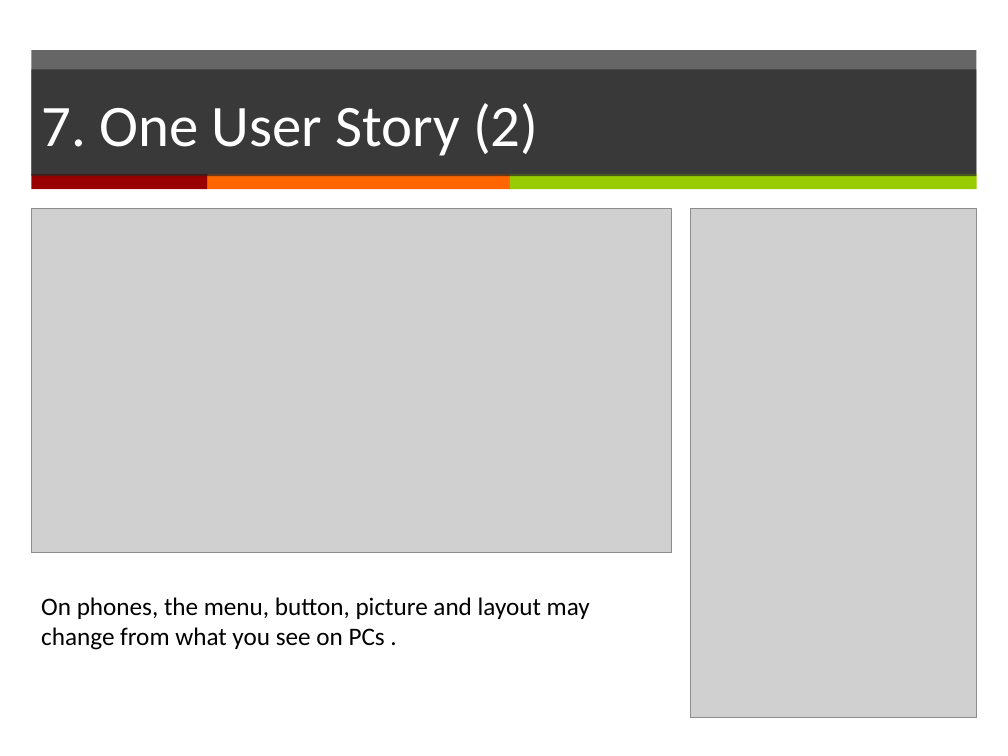
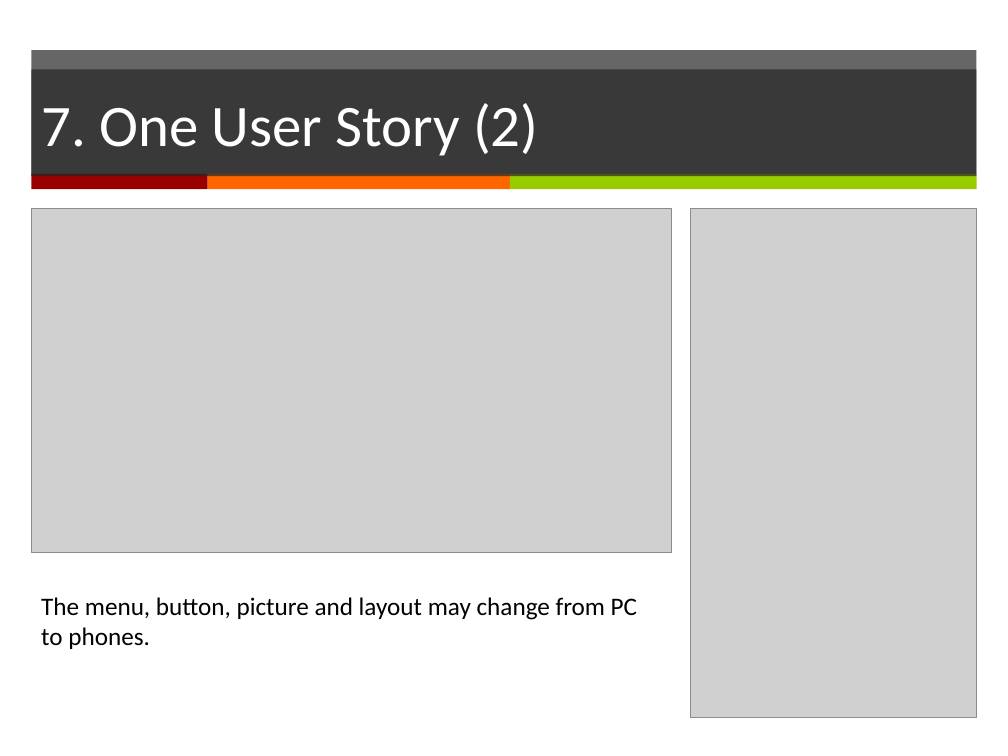
Before and after one commit to yadwinds/761_VEL, a slide deck: slide 21 of PCB/02 Plans & Actuals/2.1_Project Plan/Project Plan_(presentation)v0.1.pptx (slide 13 before the commit). Drawn at 1008x756 pixels with LibreOffice and Linux fonts; fonts in the diff are those of the drawing; grey boxes stand for pictures. Boxes give left, top, right and bottom in pixels: in the first picture for what was removed or moved away, otherwise in the second. Text is boxed around its words. In the diff, an @@ line names an element or a change of style, - is before the commit and + after.

Commit message:
Update the presentation.

```diff
--- a/PCB/02 Plans & Actuals/2.1_Project Plan/Project Plan_(presentation)v0.1.pptx
+++ b/PCB/02 Plans & Actuals/2.1_Project Plan/Project Plan_(presentation)v0.1.pptx
@@ text at bbox=[41, 597, 637, 649]: text changed @@
-On phones, the menu, button, picture and layout may change from what you see on PCs .
+The menu, button, picture and layout may change from PC to phones.
```
Also in this commit, not shown: 4 other slides changed, 8 slides added.
